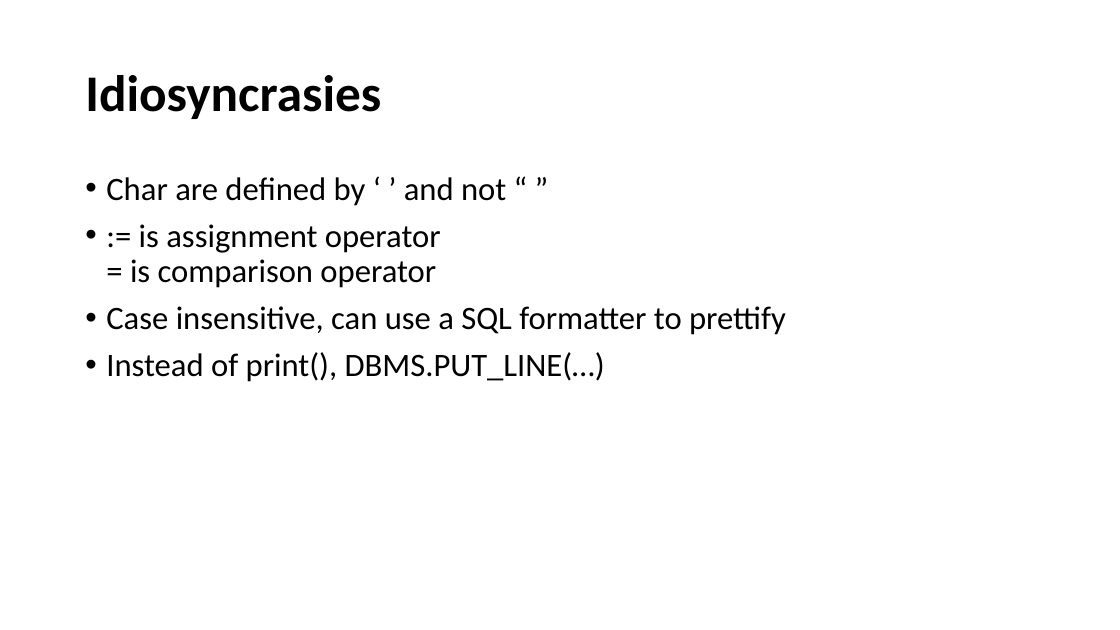
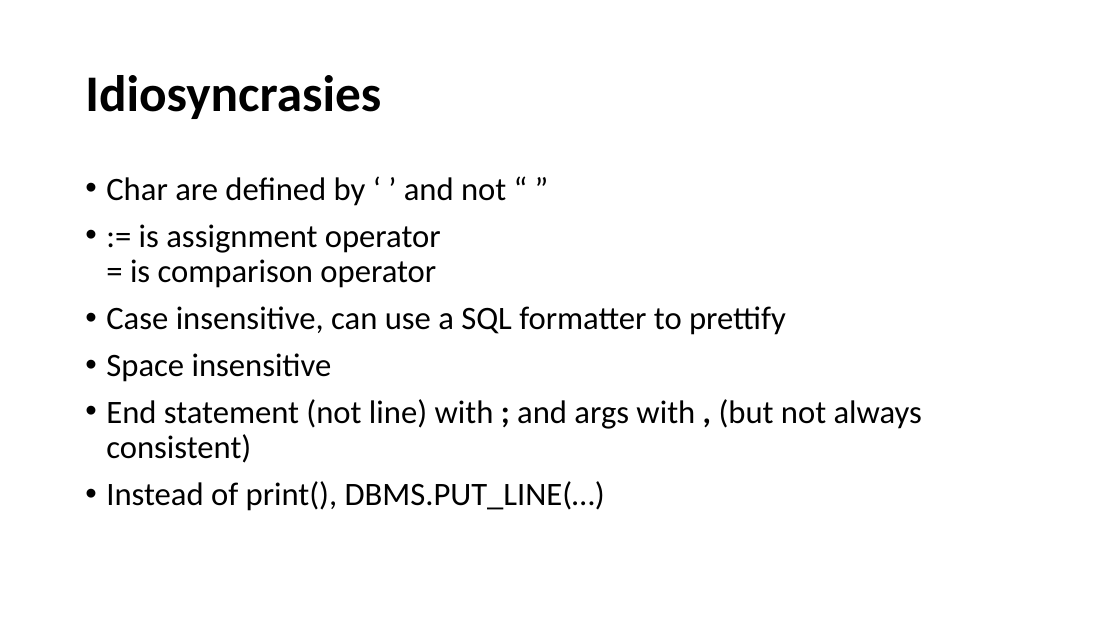
Before and after one commit to bhatt-keshav/learnPLSQL, a slide deck: slide 5 of SalientFeatures.pptx (slide 6 before the commit). Drawn at 1120x630 pixels with LibreOffice and Linux fonts; fonts in the diff are those of the drawing. Boxes give left, top, right and bottom in pixels: in the first picture for what was removed or moved away, otherwise in the second. Text is boxed around its words. In the diff, an @@ line names an element or a change of style, - is before the commit and + after.

```diff
--- a/SalientFeatures.pptx
+++ b/SalientFeatures.pptx
@@ text at (106,353,922,463): paragraphs added @@
+• Space insensitive
+• End statement (not line) with ; and args with , (but not always consistent)
```
Also in this commit, not shown: 3 other slides changed, 2 other files.
